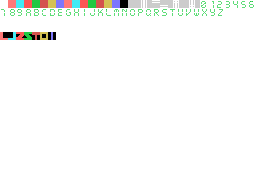
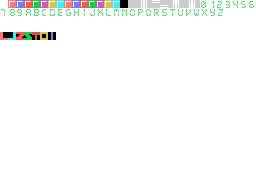
Two versions of the same layered image (256x192). Layer-by-layer changes:
painted on "Capa 19" over left=9, top=0, right=120, bottom=8
painted on "Capa 20" over left=72, top=0, right=120, bottom=8
removed layer "Capa 17" over left=9, top=0, right=120, bottom=8
moved "Capa 18" above "fondo negro", painted on it over left=9, top=0, right=120, bottom=8
